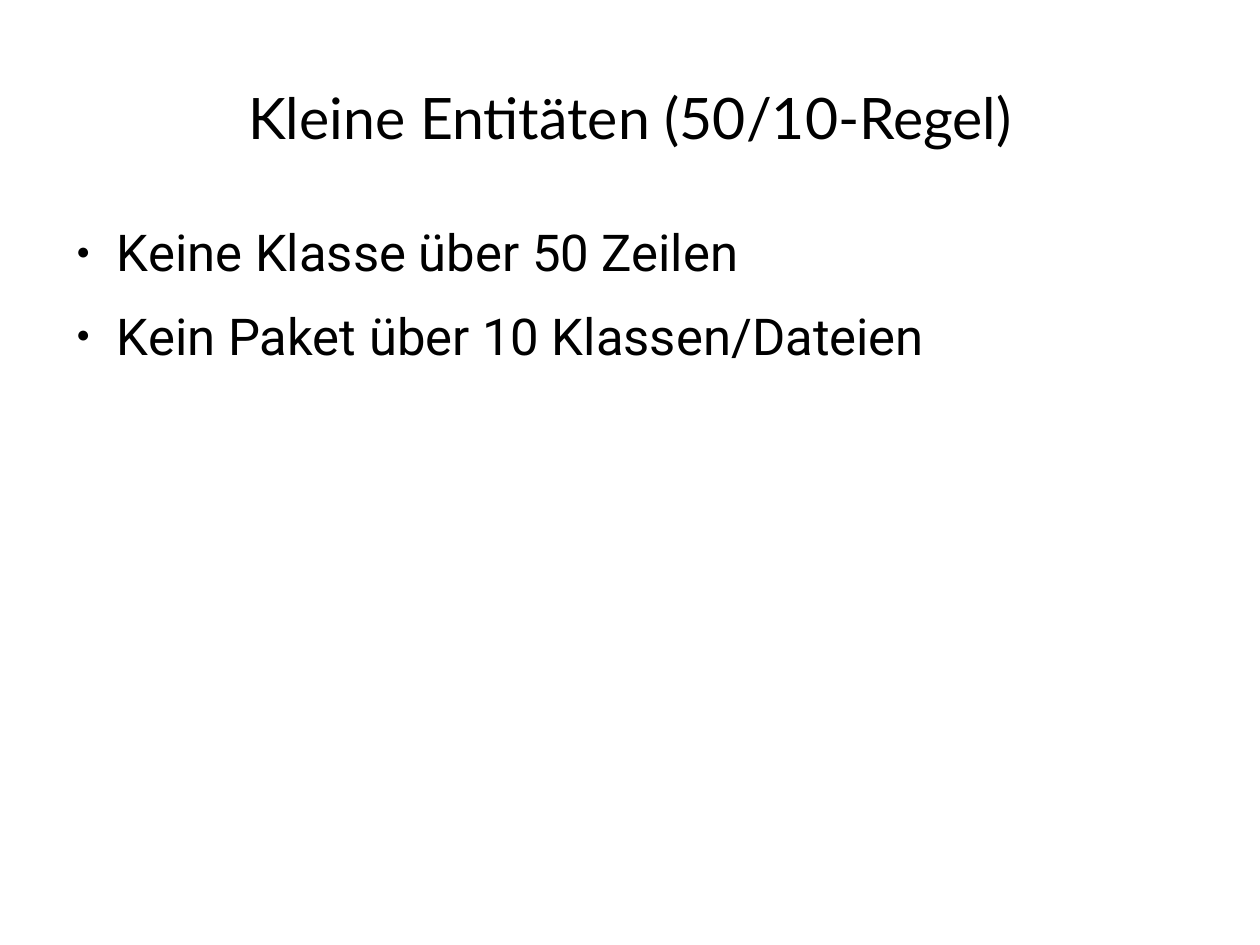
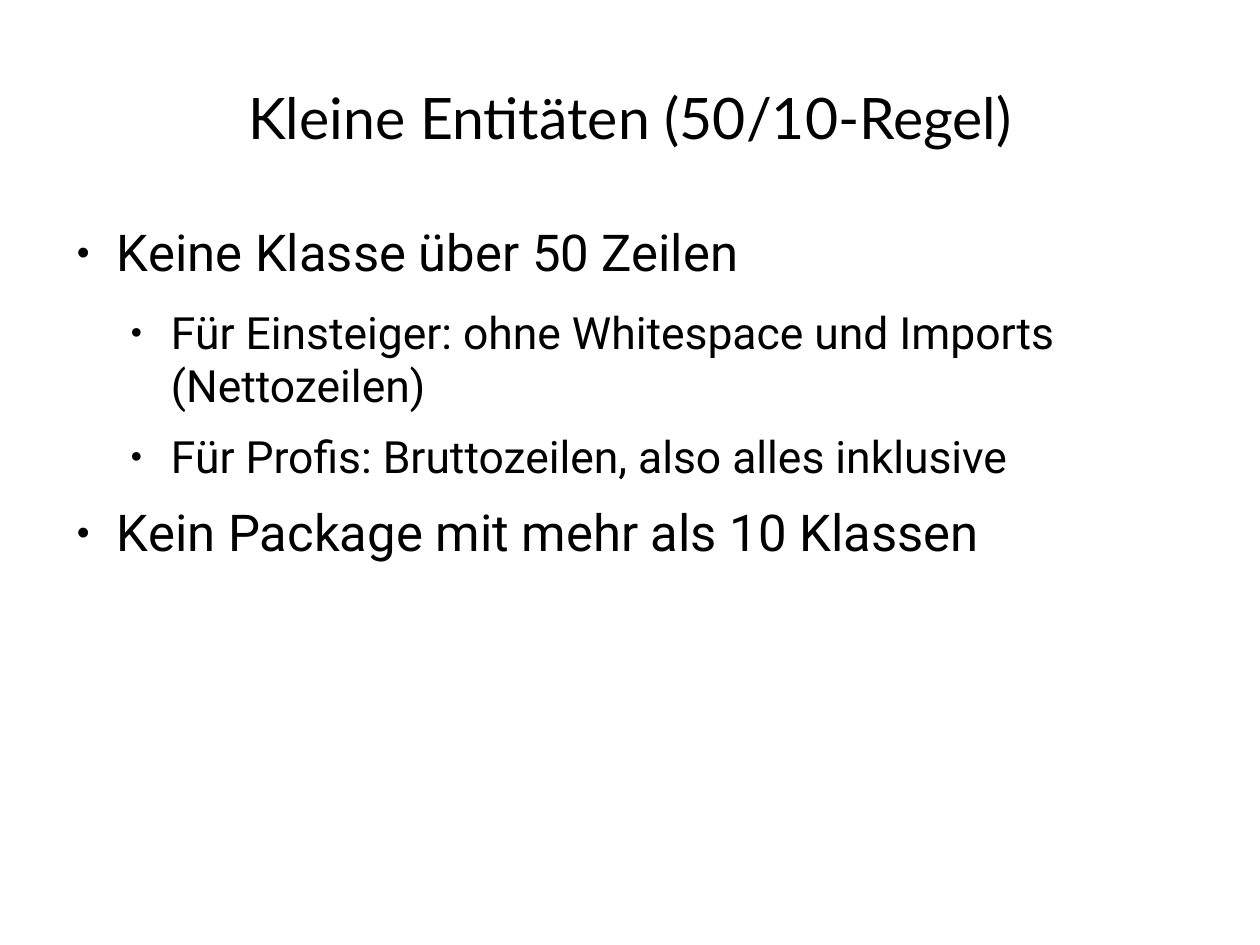
Before and after one commit to dlindner/vorlesung-se2-dhbw, a slide deck: slide 11 of added_2009/Object Calisthenics.odp. Drawn at 1260x945 pixels with LibreOffice and Linux fonts; fonts in the diff are those of the drawing; background and template pictures are left out. Boxes give left, top, right and bottom in pixels: in the first picture for what was removed or moved away, otherwise in the second. Text is boxed around its words. In the diff, an @@ line names an element or a change of style, - is before the commit and + after.

```diff
--- a/added_2009/Object Calisthenics.odp
+++ b/added_2009/Object Calisthenics.odp
@@ text at box(117, 315, 1054, 562): text changed; size 32 to 28 pt @@
-● Kein Paket über 10 Klassen/Dateien
+  ● Für Einsteiger: ohne Whitespace und Imports (Nettozeilen)
+  ● Für Profis: Bruttozeilen, also alles inklusive
+● Kein Package mit mehr als 10 Klassen
```
Also in this commit, not shown: 9 other slides changed, 1 slide added, 1 slide removed.
